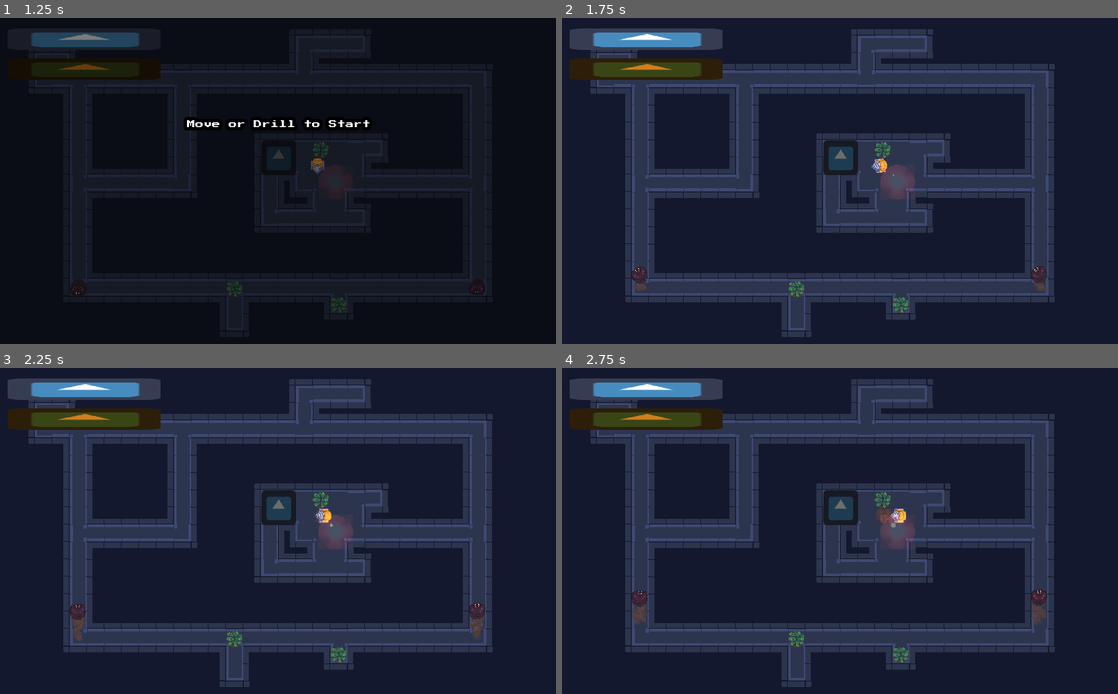
Above: before the commit, frames 1-4 (two rows, left to right).
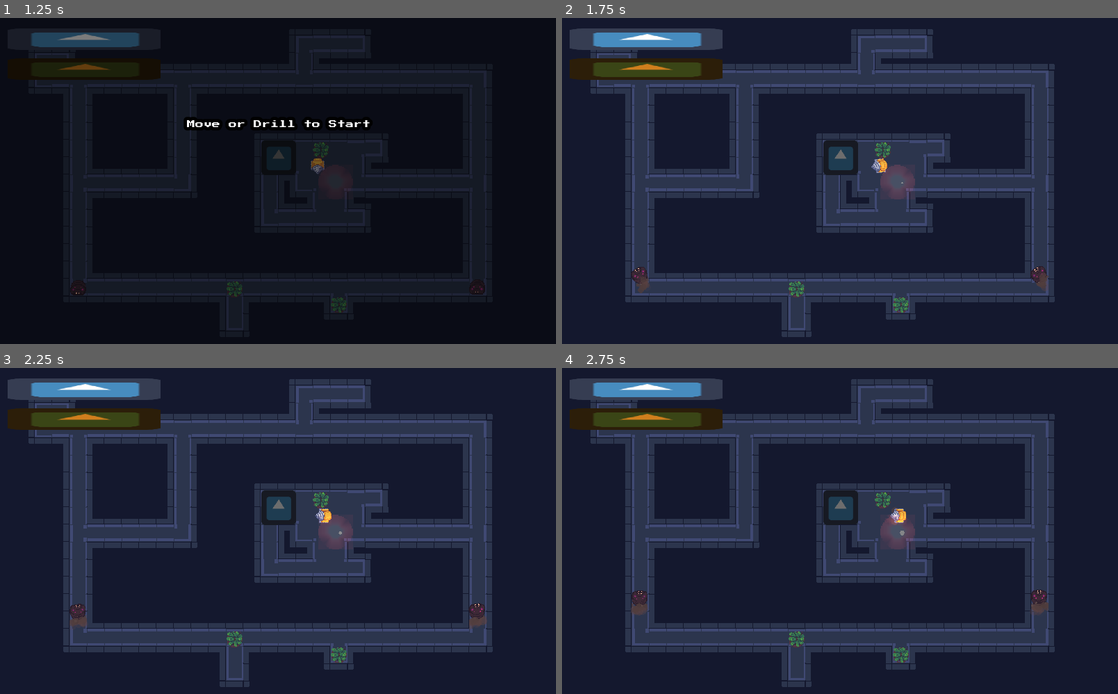
Above: after the commit, the same moments.

Repository: LaTu-Jams/LD54
Game: Godot game, scene res://scenes/Main.tscn
Same seed, same stepped clock (60 frames per second), same inputs: the game is played once before the commit and once after it. The engine's default icon, where the game draws it, is replaced by a stand-in: a white triangle on a blue panel in a dark square.
Inputs:
- Up to frame 1 (1.25 s): click "Play" at 0.5 s
- Up to frame 2 (1.75 s): tap Enter at 1.25 s; hold D (turn_right) from 1.28 s (still down); hold Space (Mine) from 1.28 s (still down)
- Up to frame 3 (2.25 s): release D (turn_right) at 2.03 s; release Space (Mine) at 2.03 s; hold S (move_backward) from 2.03 s (still down); tap Space (Mine) at 2.1 s
- Up to frame 4 (2.75 s): keep holding S (move_backward)

Frame 1 is identical in both runs. In frame 2, less than 0.1% of the frame differs, in the area x 12-88%, y 47-85%; in frame 3, 0.2%; in frame 4, 0.3%, in the area x 12-88%, y 43-79%.

Commit message:
Fix particle issues

Diff:
--- a/scenes/Enemy.tscn
+++ b/scenes/Enemy.tscn
@@ -36,6 +36,15 @@
 script = ExtResource( 1 )
 
 [node name="TrailParticle" parent="." instance=ExtResource( 5 )]
+position = Vector2( -6, -6 )
+
+[node name="TrailParticle2" parent="." instance=ExtResource( 5 )]
+position = Vector2( 6, -6 )
+
+[node name="TrailParticle3" parent="." instance=ExtResource( 5 )]
+position = Vector2( 0, -8 )
+z_index = 6
+z_as_relative = true
 
 [node name="AnimationPlayer" type="AnimationPlayer" parent="."]
 anims/RESET = SubResource( 3 )
--- a/scenes/MiningParticle.tscn
+++ b/scenes/MiningParticle.tscn
@@ -1,4 +1,6 @@
-[gd_scene load_steps=2 format=2]
+[gd_scene load_steps=3 format=2]
+
+[ext_resource path="res://scripts/Particle.gd" type="Script" id=1]
 
 [sub_resource type="Gradient" id=2]
 colors = PoolColorArray( 1, 1, 1, 1, 0.895996, 0.707598, 0.167999, 1 )
@@ -23,3 +25,4 @@
 scale_amount = 2.0
 scale_amount_random = 0.5
 color_ramp = SubResource( 2 )
+script = ExtResource( 1 )
--- a/scenes/Player.tscn
+++ b/scenes/Player.tscn
@@ -1,10 +1,11 @@
-[gd_scene load_steps=8 format=2]
+[gd_scene load_steps=9 format=2]
 
 [ext_resource path="res://gfx/drill.png" type="Texture" id=1]
 [ext_resource path="res://scripts/Player.gd" type="Script" id=2]
 [ext_resource path="res://animations/player/move.tres" type="Animation" id=3]
 [ext_resource path="res://animations/player/drill.tres" type="Animation" id=4]
 [ext_resource path="res://animations/player/idle.tres" type="Animation" id=5]
+[ext_resource path="res://scenes/TrailParticle.tscn" type="PackedScene" id=6]
 
 [sub_resource type="CapsuleShape2D" id=1]
 radius = 11.0
@@ -48,3 +49,6 @@
 anims/drill = ExtResource( 4 )
 anims/idle = ExtResource( 5 )
 anims/move = ExtResource( 3 )
+
+[node name="TrailParticle" parent="." instance=ExtResource( 6 )]
+position = Vector2( 0, -10 )
--- a/scenes/TrailParticle.tscn
+++ b/scenes/TrailParticle.tscn
@@ -1,11 +1,12 @@
-[gd_scene load_steps=4 format=2]
+[gd_scene load_steps=5 format=2]
 
 [ext_resource path="res://scripts/Particle.gd" type="Script" id=1]
+[ext_resource path="res://gfx/particle.png" type="Texture" id=2]
 
 [sub_resource type="Curve" id=4]
-max_value = 10.0
+max_value = 2.0
 bake_resolution = 64
-_data = [ Vector2( 0, 1.65682 ), 0.0, -2.75455, 0, 0, Vector2( 0.287129, 8.59091 ), 3.34481, 3.34481, 0, 0, Vector2( 1, 5.95455 ), 0.0, 0.0, 0, 0 ]
+_data = [ Vector2( 0, 0 ), 0.0, -2.75455, 0, 0, Vector2( 0.222772, 0.922727 ), 4.00939, 4.00939, 0, 0, Vector2( 1, 0 ), 0.0, 0.0, 0, 0 ]
 
 [sub_resource type="Gradient" id=5]
 offsets = PoolRealArray( 0, 0.0837989, 0.162011, 0.301676, 0.497207 )
@@ -15,9 +16,10 @@
 z_index = 3
 z_as_relative = false
 emitting = false
-amount = 3
+amount = 16
 lifetime = 0.75
-one_shot = true
+local_coords = false
+texture = ExtResource( 2 )
 emission_shape = 2
 emission_rect_extents = Vector2( 10, 4 )
 spread = 120.0
@@ -27,4 +29,3 @@
 scale_amount_curve = SubResource( 4 )
 color_ramp = SubResource( 5 )
 script = ExtResource( 1 )
-life_time = 0.75
--- a/scripts/Enemy.gd
+++ b/scripts/Enemy.gd
@@ -17,7 +17,9 @@
 #		trail_particle.emitting = false
 		animation_player.advance(0)
 		animation_player.play("idle")
-
+		$TrailParticle.emitting = false
+		$TrailParticle2.emitting = false
+		$TrailParticle3.emitting = false
 		yield(get_tree().create_timer(2), "timeout")
 		emit_signal("reached_destination", self)
 	elif not agent.is_navigation_finished():
@@ -45,8 +47,10 @@
 		if rotation_degrees != rotation:
 			var tween = get_tree().create_tween()
 			tween.tween_property(self, "rotation_degrees", rotation, rotating_time)
-		get_tree().current_scene.emit_trail_particles(global_position, rotation_degrees)
-
+#		get_tree().current_scene.emit_trail_particles(global_position, rotation_degrees)
+		$TrailParticle.emitting = true
+		$TrailParticle2.emitting = true
+		$TrailParticle3.emitting = true
 		var velocity = direction * speed
 		move_and_slide(velocity)
 
--- a/scripts/Particle.gd
+++ b/scripts/Particle.gd
@@ -5,5 +5,6 @@
 
 # Called when the node enters the scene tree for the first time.
 func _ready():
-	yield(get_tree().create_timer(life_time + 0.1), "timeout")
-	queue_free()
+	pass
+#	yield(get_tree().create_timer(life_time + 0.1), "timeout")
+#	queue_free()
--- a/scripts/ParticleManager.gd
+++ b/scripts/ParticleManager.gd
@@ -4,6 +4,12 @@
 onready var mining_particles = preload("res://scenes/MiningParticle.tscn")
 onready var trail_particles = preload("res://scenes/TrailParticle.tscn")
 
+export var particle_cooldown = 0.1
+var current_cooldown = 0.0
+var on_cooldown = false
+
+func _process(delta):
+	print("Particles: %s " % get_child_count())
 
 func spawn_mining_particle(pos : Vector2):
 	var instance = mining_particles.instance(PackedScene.GEN_EDIT_STATE_INSTANCE)
--- a/scripts/Player.gd
+++ b/scripts/Player.gd
@@ -22,8 +22,11 @@
 # Called every frame. 'delta' is the elapsed time since the previous frame.
 func _process(delta):
 	var velocity = _movement()
-	if velocity != Vector2.ZERO:
-		get_tree().current_scene.emit_trail_particles(global_position, rotation_degrees)
+
+	$TrailParticle.emitting = velocity != Vector2.ZERO
+#	if velocity != Vector2.ZERO:
+#		get_tree().current_scene.emit_trail_particles(global_position, rotation_degrees)
+
 
 	if !is_mining:
 		if velocity != Vector2.ZERO and animation_player.current_animation != "move":
